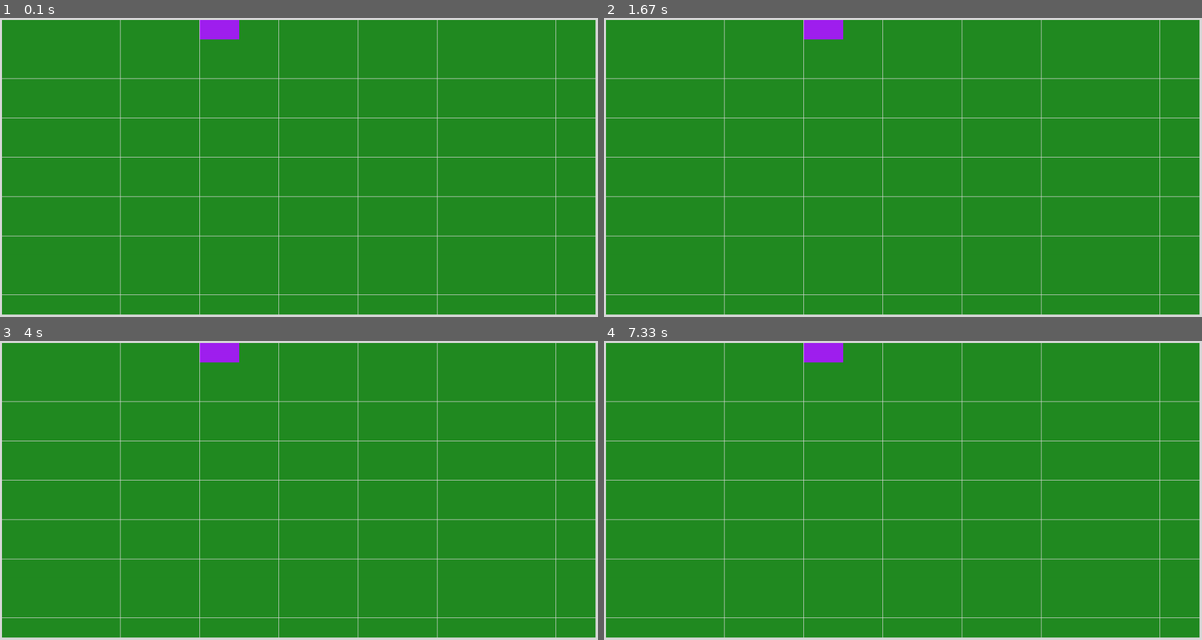
Above: before the commit, frames 1-4 (two rows, left to right).
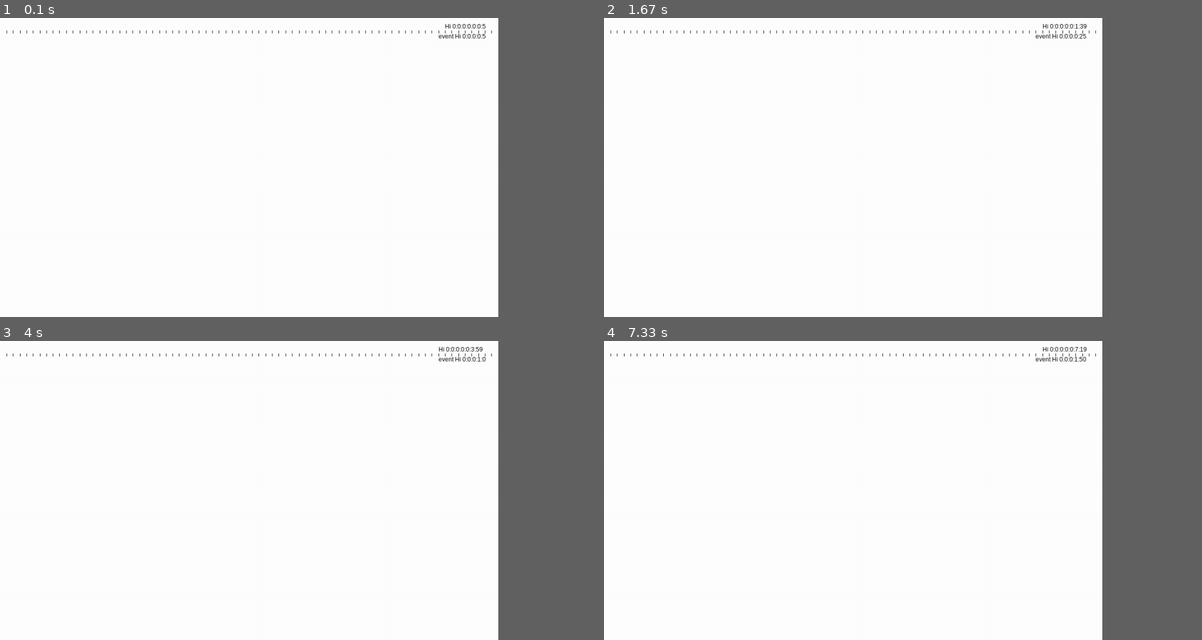
Above: after the commit, the same moments.

Repository: Zelone/pygameLearning
Game: pygame game, started from test1.py
Two runs of this game, one before a commit and one after it. Both use one fixed random seed, a clock stepped at 60 frames per second and the inputs below.
Inputs (mouse positions are in pixels of both pictures, inside the frame that each line leads up to):
- Up to frame 1 (0.1 s): no input
- Up to frame 2 (1.67 s): press the mouse at (735, 170) at 0.37 s; move the mouse to (819, 200) at 0.47 s; release the mouse at (903, 233) at 0.6 s; press the mouse at (735, 170) at 0.7 s; move the mouse to (711, 131) at 0.8 s; release the mouse at (687, 95) at 0.93 s; press the mouse at (735, 170) at 1.03 s; move the mouse to (711, 140) at 1.13 s; release the mouse at (693, 110) at 1.27 s; press the mouse at (735, 170) at 1.37 s; move the mouse to (831, 158) at 1.47 s; release the mouse at (932, 149) at 1.6 s
- Up to frame 3 (4 s): press the mouse at (131, 493) at 1.7 s; move the mouse to (191, 547) at 1.8 s; release the mouse at (251, 601) at 1.93 s; press the mouse at (131, 493) at 2.03 s; move the mouse to (215, 445) at 2.13 s; release the mouse at (304, 397) at 2.27 s; press the mouse at (131, 493) at 2.37 s; move the mouse to (203, 529) at 2.47 s; release the mouse at (281, 565) at 2.6 s; press the mouse at (131, 493) at 2.7 s; move the mouse to (173, 445) at 2.8 s; release the mouse at (221, 400) at 2.93 s; press the mouse at (131, 493) at 3.03 s; move the mouse to (209, 466) at 3.13 s; release the mouse at (293, 439) at 3.27 s; press the mouse at (131, 493) at 3.37 s; move the mouse to (191, 541) at 3.47 s; release the mouse at (257, 592) at 3.6 s; press the mouse at (131, 493) at 3.7 s; move the mouse to (101, 541) at 3.8 s; release the mouse at (77, 589) at 3.93 s
- Up to frame 4 (7.33 s): press the mouse at (735, 493) at 4.03 s; move the mouse to (711, 508) at 4.13 s; release the mouse at (693, 520) at 4.27 s; press the mouse at (735, 493) at 4.37 s; move the mouse to (831, 490) at 4.47 s; release the mouse at (926, 490) at 4.6 s; press the mouse at (735, 493) at 4.7 s; move the mouse to (819, 526) at 4.8 s; release the mouse at (903, 559) at 4.93 s; press the mouse at (735, 493) at 5.03 s; move the mouse to (747, 457) at 5.13 s; release the mouse at (765, 424) at 5.27 s; press the mouse at (735, 493) at 5.37 s; move the mouse to (759, 523) at 5.47 s; release the mouse at (777, 556) at 5.6 s; press the mouse at (735, 493) at 5.7 s; move the mouse to (711, 457) at 5.8 s; release the mouse at (693, 421) at 5.93 s; press the mouse at (735, 493) at 6.03 s; move the mouse to (849, 538) at 6.13 s; release the mouse at (962, 583) at 6.27 s; press the mouse at (735, 493) at 6.37 s; move the mouse to (819, 457) at 6.47 s; release the mouse at (908, 421) at 6.6 s; press the mouse at (735, 493) at 6.7 s; move the mouse to (777, 466) at 6.8 s; release the mouse at (825, 439) at 6.93 s; press the mouse at (735, 493) at 7.03 s; move the mouse to (879, 490) at 7.13 s; release the mouse at (1022, 487) at 7.27 s
The window is 900x450 before the commit and 750x450 after it. Grey fills any space a smaller window leaves; there, only what the larger window draws over its background counts as a difference.

The runs differ from the first frame. In frame 1, 84% of the frame differs, in the area x 0-100%, y 0-100%; in frame 2, 84%; in frame 3, 84%; in frame 4, 84%.

Commit message:
event ticks management

Diff:
--- a/test1.py
+++ b/test1.py
@@ -3,7 +3,9 @@
 
 RANDOM_COLOR = (90,210,148)
 RANDOM_COLOR = (0,0,0)
-def draw(WINDOW,WIDTH,HEIGHT,BG_COLOR,BOARDS,):
+MAX_TICKS = 60
+
+def drawBOARDS(WINDOW,WIDTH,HEIGHT,BG_COLOR,BOARDS):
     WINDOW.fill(BG_COLOR)
     for BOARD in BOARDS:
         x,y,row,col,xo,yo,perh = BOARD['Coords']
@@ -22,10 +24,35 @@
                 pygame.draw.rect(WINDOW,color,(x+j*wpart,y +i*hpart ,wpart,hpart))
 
     pygame.display.update()
+def renderTICKS(WINDOW,font,wpart,TICKS,y,strr):
+    #RENDER WORDS
+    render = font.render(strr+"Hi "+':'.join([str(i) for i in TICKS]),True,"Black")
+    rr = WIDTH - render.get_width()-20
+    rr = rr - rr % wpart
+    WINDOW.blit(render,(rr,y))
+    return 0
+
+def draw(WINDOW,WIDTH,HEIGHT,BG_COLOR,TICKS,EVENT_TICK,event_bol):
+    WINDOW.fill(BG_COLOR)
+    font = pygame.font.SysFont("arial", 12)
+    PPart = 75
+    wpart = WIDTH / PPart
+    partloc = 0
+    #RENDER LINES
+    for _ in range(PPart):
+        partloc += wpart
+        pygame.draw.line(WINDOW,'black',(partloc,25),(partloc,30),1)
+
+    renderTICKS(WINDOW,font,wpart,TICKS,10,'')
+    #if(event_bol):
+    renderTICKS(WINDOW,font,wpart,EVENT_TICK,30,'event ')
+
+    pygame.display.update()
+    return 0
 
 def main(WIDTH,HEIGHT):
-    BG_COLOR = 'gray85'
-    TITLE_TEXT = 'Minesweeper'
+    BG_COLOR = 'white'
+    TITLE_TEXT = 'Platform'
     WINDOW = pygame.display.set_mode((WIDTH,HEIGHT))#,flag=pygame.OPENGL)
     pygame.display.set_caption(TITLE_TEXT)
     CLOCK= pygame.time.Clock()
@@ -42,27 +69,84 @@
     BOARD['Views'][1] = {'type':'C','color':'forestgreen','comment':'background'}
     BOARD['Views'][2] = {'type':'C','color':'purple','comment':'background'}
     BOARD['ItemsEntity'] = {}
+
     BOARDS=[BOARD]
-    print(BOARDS)
+    TICK = [0 for _ in range(7) ]
+    EVENT_TICK = [0 for _ in range(5) ]
+
+    #print(BOARDS)
     run = True
     while run:
+        #tick loop
+        LEN = len(TICK)-1
+        TICK[LEN] += 1
+        while (TICK[LEN] >= MAX_TICKS):
+            TICK[LEN] = 0
+            LEN -= 1
+            if LEN < 0: break
+            TICK[LEN] += 1
+        event_bol = False
         for event in pygame.event.get():
-            if event.type == pygame.QUIT:
+
+            LEN = len(EVENT_TICK)-1
+            EVENT_TICK[LEN] += 1
+            while (EVENT_TICK[LEN] >= MAX_TICKS):
+                EVENT_TICK[LEN] = 0
+                LEN -= 1
+                if LEN < 0: break
+                EVENT_TICK[LEN] += 1
+
+            pygame.mouse.set_pos = (WIDTH/2,HEIGHT/2)
+            #events loop
+            if (event.type == pygame.QUIT) or (event.type == pygame.KEYDOWN and event.key == pygame.K_ESCAPE):
                 run = False
                 break
-
+            if event.type == pygame.MOUSEMOTION:
+                mouse_rel_move = event.rel
+                if mouse_rel_move != (0,0):
+                    None
+                    #mouse movement
             #if event.type == pygame.KEYDOWN:
             #if event.type == pygame.KEYUP:
             #if event.type == pygame.MOUSEMOTION:
             #if event.type == pygame.MOUSEWHEEL:
             #if event.type == pygame.MOUSEBUTTONDOWN:
             #if event.type == pygame.MOUSEBUTTONUP:
+            event_bol = True
+            #drawEVENTS(WINDOW,WIDTH,HEIGHT,BG_COLOR,EVENT_TICK)
 
         CLOCK.tick(60)
-        draw(WINDOW,WIDTH,HEIGHT,BG_COLOR,BOARDS)
+        draw(WINDOW,WIDTH,HEIGHT,BG_COLOR,TICK,EVENT_TICK,event_bol)
+        event_bol = False
+        #drawBOARDS(WINDOW,WIDTH,HEIGHT,BG_COLOR,BOARDS)
+    print(TICK)
+    print(EVENT_TICK)
     pygame.quit()
 
 
 if __name__ == "__main__":
-    WIDTH,HEIGHT = 1200,600
+    WIDTH,HEIGHT = 1000,600
     main(WIDTH,HEIGHT)
+
+"""
+Valid Sequence for actions
+
+1.Event
+
+2.Actions then
+
+3.results
+
+4.show effects
+
+"""
+"""
+Block in 3D space
+Texture of visible side
+change angle of viewing as mouse moves
+with acceleration code
+
+numpy add or change sequence as movement (LAzy code )
+
+
+"""
Not shown, removed: .gitignore
